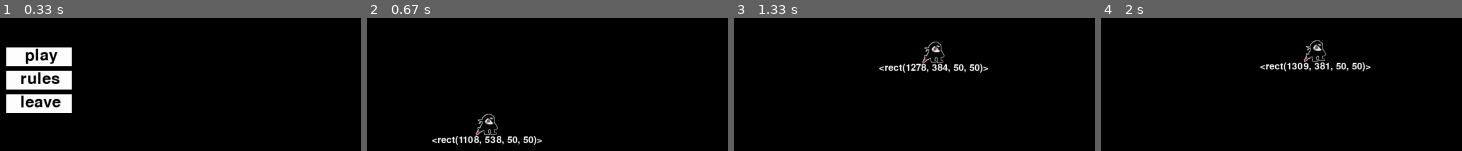
Above: before the commit, frames 1-4 (left to right).
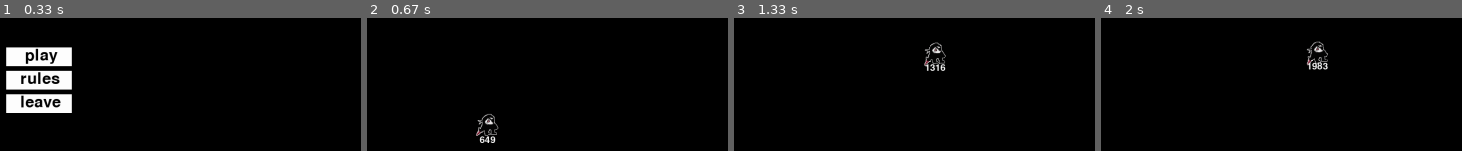
Above: after the commit, the same moments.

Repository: myatnyi/pygame-project
Game: pygame game, started from main.py
Two runs of this game, one before a commit and one after it. Both use one fixed random seed, a clock stepped at 60 frames per second and the inputs below.
Inputs:
- Up to frame 1 (0.33 s): no input
- Up to frame 2 (0.67 s): hold Right from 0.33 s (still down)
- Up to frame 3 (1.33 s): release Right at 0.8 s; hold Up 0.83-1.13 s; hold Right from 1.17 s (still down)
- Up to frame 4 (2 s): release Right at 1.63 s; hold Left from 1.67 s (still down)

Frame 1 is identical in both runs. In frame 2, 1.3% of the frame differs, in the area x 18-49%, y 72-96%; in frame 3, 1.6%; in frame 4, 1.7%, in the area x 44-75%, y 16-41%.

Commit message:
апдейт анимации хождения теперь он покачивается в стороны

Diff:
--- a/main.py
+++ b/main.py
@@ -93,6 +93,10 @@
             if self.bounce_vel != 0 else self.bounce_dist * self.FALL_GRAVITY
         self.rect = self.rect.move(0, -self.bounce_dist)
         self.bounce_vel = math.trunc(self.bounce_vel * self.GRAVITY)
+
+    def bounce_rotate(self, angle, speed):
+        self.image = pygame.transform.rotate(self.image, math.sin(pygame.time.get_ticks() / speed) * angle)
+        self.rect = self.image.get_rect().move(self.rect.x, self.rect.y)
 
 
 class Player(MovementObject):
@@ -138,7 +142,7 @@
                 self.attack_animation()
             case PlayerSM.SHIELD:
                 self.shield_animation()
-        self.info = self.rect
+        self.info = pygame.time.get_ticks()
 
 # функции состояний
     def move_towards(self):
@@ -190,6 +194,7 @@
 
     def walk_animation(self):
         self.change_frame(self.walk_sheet, 0.2)
+        self.bounce_rotate(10, 100)
         if self.cur_frame == 2:
             self.bounce_vel += self.BOUNCE_FORCE
 
